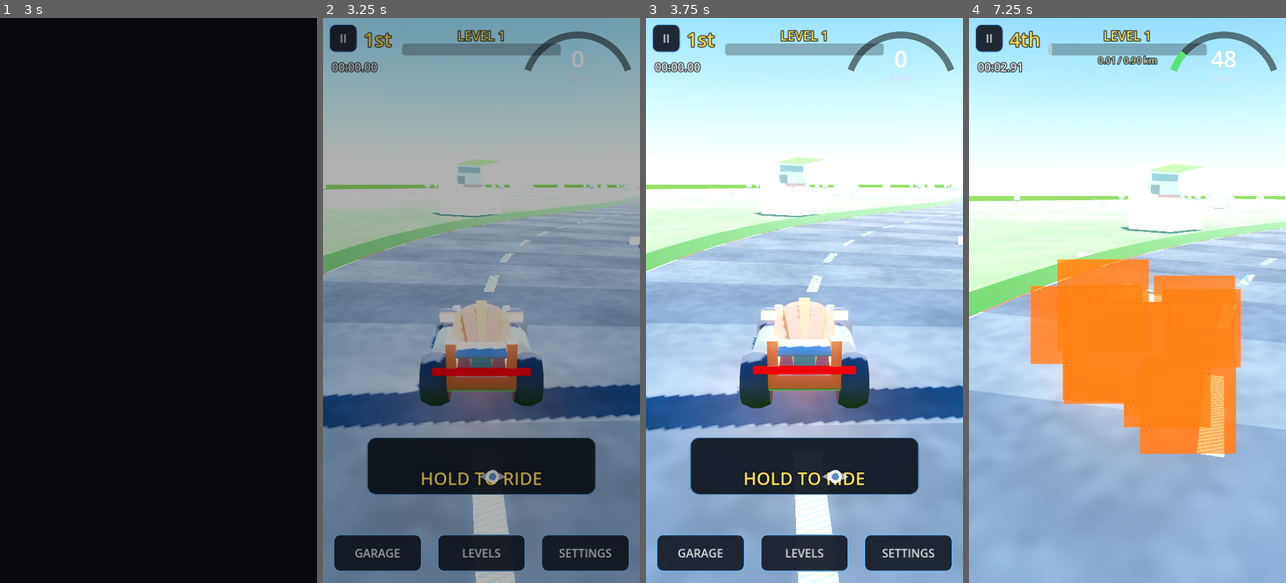
Above: before the commit, frames 1-4 (left to right).
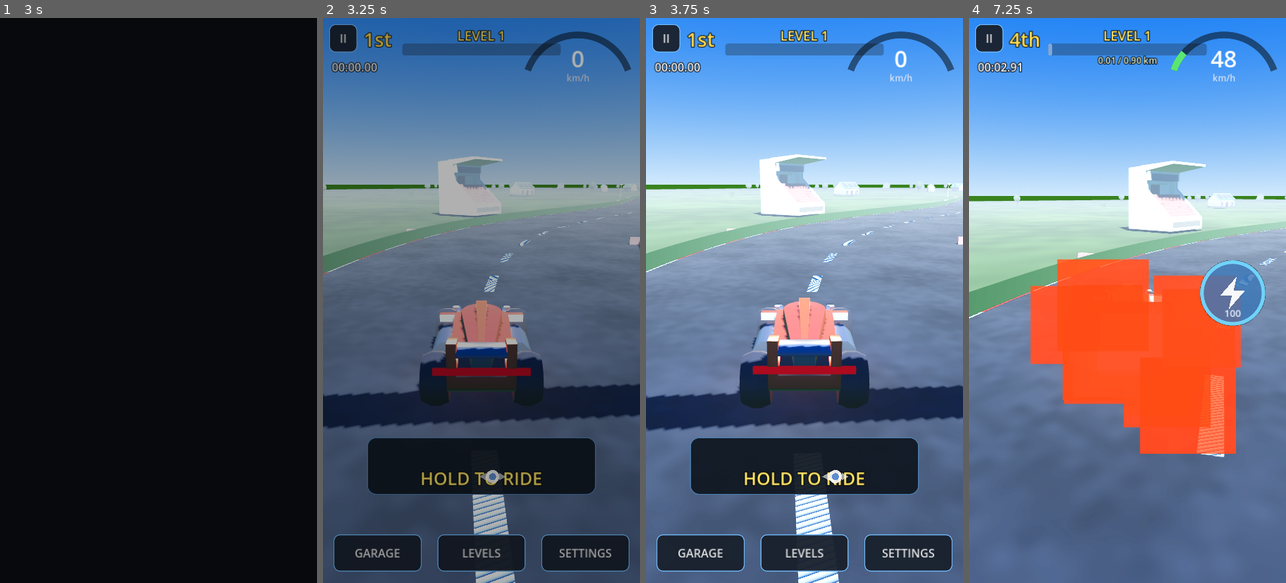
Above: after the commit, the same moments.

Repository: pocketagent98-ai/infinite-racer
Game: Godot game, scene res://scenes/Main.tscn
Same seed, same stepped clock (60 frames per second), same inputs: the game is played once before the commit and once after it.
Inputs (mouse positions are in pixels of both pictures, inside the frame that each line leads up to):
- Up to frame 1 (3 s): tap Enter at 0.5 s; move the mouse to (228, 272) at 0.52 s; hold Right (steer_right) 0.53-1.25 s; hold N (nitro) 0.53-1.25 s; click (228, 272) at 0.67 s; tap R (reset_car) at 1.25 s; drag from (95, 328) to (142, 413) at 1.27 s; move the mouse to (190, 176) at 2.02 s; hold Right (steer_right) 2.03-2.75 s; hold N (nitro) 2.03-2.75 s; drag from (142, 413) to (63, 215) at 2.77 s
- Up to frame 2 (3.25 s): no input
- Up to frame 3 (3.75 s): move the mouse to (899, 385) at 3.52 s; hold Left (steer_left) from 3.53 s (still down); hold N (nitro) from 3.53 s (still down)
- Up to frame 4 (7.25 s): release Left (steer_left) at 4.25 s; release N (nitro) at 4.25 s; drag from (1032, 215) to (1079, 159) at 4.27 s; move the mouse to (1143, 300) at 5.02 s; hold Down (brake) 5.03-5.75 s; hold N (nitro) 5.03-5.75 s; click (1143, 300) at 5.17 s; drag from (1079, 159) to (1064, 328) at 5.77 s; move the mouse to (1197, 272) at 6.52 s; hold Up (accelerate) from 6.53 s (still down); hold N (nitro) from 6.53 s (still down)

Frame 1 is identical in both runs. In frame 2, 78% of the frame differs, in the area x 0-100%, y 0-100%; in frame 3, 83%; in frame 4, 97%.

Commit message:
Graphics pass: dark asphalt, exposure/fog fix, nitro button fix, web build support

Diff:
--- a/scripts/HUD.gd
+++ b/scripts/HUD.gd
@@ -285,8 +285,7 @@
 
 func set_lobby(on: bool) -> void:
 	_lobby.visible = on
-	if on:
-		_nitro.visible = false
+	_nitro.visible = not on
 
 func _input(event: InputEvent) -> void:
 	if _results.visible or _pause.visible:
--- a/scripts/RaceManager.gd
+++ b/scripts/RaceManager.gd
@@ -50,6 +50,10 @@
 	racing = false
 	player.can_drive = false
 	hud.set_lobby(true)
+	if OS.has_feature("web"):
+		var q: Variant = JavaScriptBridge.eval("window.location.search", true)
+		if typeof(q) == TYPE_STRING and String(q).contains("auto=1"):
+			_start_race()
 
 func _build_world() -> void:
 	var difficulty: float = clampf(float(level - 1) / 45.0, 0.0, 1.0)
@@ -75,20 +79,26 @@
 	skm.ground_horizon_color = theme["ground"]
 	skm.sun_angle_max = 25.0
 	skm.sun_curve = 0.15
-	skm.energy_multiplier = 1.2
+	skm.energy_multiplier = 1.0
 	sky.sky_material = skm
 	env.sky = sky
 	env.ambient_light_source = Environment.AMBIENT_SOURCE_SKY
-	env.ambient_light_energy = 1.0
+	env.ambient_light_energy = 0.28
 	env.fog_enabled = true
 	env.fog_light_color = theme["fog"]
 	env.fog_density = 0.0018
 	env.glow_enabled = true
-	env.glow_intensity = 0.6
+	env.glow_intensity = 0.18
 	env.glow_bloom = 0.12
-	env.glow_hdr_threshold = 1.0
+	env.glow_hdr_threshold = 1.5
 	env.tonemap_mode = Environment.TONE_MAPPER_ACES
-	env.tonemap_exposure = 1.05
+	env.tonemap_exposure = 0.62
+	env.fog_enabled = true
+	env.fog_light_color = theme["fog"]
+	env.fog_light_energy = 0.9
+	env.fog_density = 0.008
+	env.fog_aerial_perspective = 0.15
+	env.fog_sky_affect = 0.25
 	env.adjustment_enabled = true
 	env.adjustment_saturation = 1.18
 	env.adjustment_contrast = 1.08
@@ -99,7 +109,7 @@
 
 	var sun := DirectionalLight3D.new()
 	sun.light_color = theme["sun"]
-	sun.light_energy = 1.15
+	sun.light_energy = 1.05
 	sun.rotation_degrees = Vector3(-52, -35, 0)
 	sun.shadow_enabled = true
 	sun.directional_shadow_max_distance = 180.0
--- a/scripts/Splash.gd
+++ b/scripts/Splash.gd
@@ -12,6 +12,8 @@
 var _pct: Label
 var _paths: Array[String] = []
 var _idx: int = 0
+var _web_direct: bool = false
+var _fake_t: float = 0.0
 
 func _ready() -> void:
 	layer = 60
@@ -129,12 +131,31 @@
 		var p: String = "res://assets/cars/%s.glb" % String(CarFactory.CAR_MODELS[i % CarFactory.CAR_MODELS.size()]["f"])
 		if not _paths.has(p):
 			_paths.append(p)
-	for p in _paths:
-		ResourceLoader.load_threaded_request(p)
+	if OS.has_feature("web"):
+		_web_direct = true
+		for p in _paths:
+			load(p)
+	else:
+		for p in _paths:
+			ResourceLoader.load_threaded_request(p)
 	set_process(true)
 
-func _process(_delta: float) -> void:
+func _finish_loading() -> void:
+	set_process(false)
+	var tw := create_tween()
+	tw.tween_property(_load_layer, "modulate:a", 0.0, 0.4)
+	tw.tween_callback(func(): finished.emit())
+
+func _process(delta: float) -> void:
 	if not _load_layer.visible:
+		return
+	if _web_direct:
+		_fake_t += delta
+		var pct_w: float = clampf(_fake_t / 1.2, 0.0, 1.0) * 100.0
+		_bar.value = pct_w
+		_pct.text = "Loading... %d%%" % int(pct_w)
+		if pct_w >= 100.0:
+			_finish_loading()
 		return
 	if _idx < _paths.size():
 		var p: String = _paths[_idx]
@@ -151,7 +172,4 @@
 	_bar.value = pct
 	_pct.text = "Loading... %d%%" % int(pct)
 	if _idx > _paths.size():
-		set_process(false)
-		var tw := create_tween()
-		tw.tween_property(_load_layer, "modulate:a", 0.0, 0.4)
-		tw.tween_callback(func(): finished.emit())
+		_finish_loading()
--- a/scripts/TrackGenerator.gd
+++ b/scripts/TrackGenerator.gd
@@ -28,6 +28,8 @@
 uniform float noise_scale = 0.5;
 uniform float grain = 0.22;
 uniform float rough = 0.82;
+uniform float darken = 1.0;
+uniform vec3 base : source_color = vec3(0.22, 0.24, 0.27);
 varying vec3 wpos;
 float hash(vec2 p){ return fract(sin(dot(p, vec2(127.1, 311.7))) * 43758.5453123); }
 float vnoise(vec2 p){
@@ -42,10 +44,10 @@
 	float n = vnoise(wpos.xz * noise_scale);
 	float n2 = vnoise(wpos.xz * noise_scale * 6.0);
 	float g = 1.0 + (n * 0.65 + n2 * 0.35 - 0.5) * grain * 2.0;
-	ALBEDO = COLOR.rgb * g;
+	ALBEDO = base * g * darken;
 	ROUGHNESS = rough;
 	METALLIC = 0.0;
-	SPECULAR = 0.4;
+	SPECULAR = 0.15;
 }
 """
 
@@ -68,16 +70,17 @@
 	float n = vnoise(wpos.xz * noise_scale);
 	float n2 = vnoise(wpos.xz * noise_scale * 4.0);
 	float g = 1.0 + (n * 0.6 + n2 * 0.4 - 0.5) * grain * 2.0;
-	ALBEDO = base * g;
+	ALBEDO = base * g * 0.8;
 	ROUGHNESS = 0.95;
 }
 """
 
-static func _road_material() -> ShaderMaterial:
+static func _road_material(color: Color) -> ShaderMaterial:
 	var sh := Shader.new()
 	sh.code = ROAD_SHADER
 	var m := ShaderMaterial.new()
 	m.shader = sh
+	m.set_shader_parameter("base", Vector3(color.r, color.g, color.b))
 	return m
 
 static func _ground_material(color: Color) -> ShaderMaterial:
@@ -132,7 +135,7 @@
 	var road := MeshInstance3D.new()
 	road.name = "Road"
 	road.mesh = road_mesh
-	road.material_override = _road_material()
+	road.material_override = _road_material(theme["road"])
 	root.add_child(road)
 
 	var road_body := StaticBody3D.new()
Not shown, changed: export_presets.cfg
